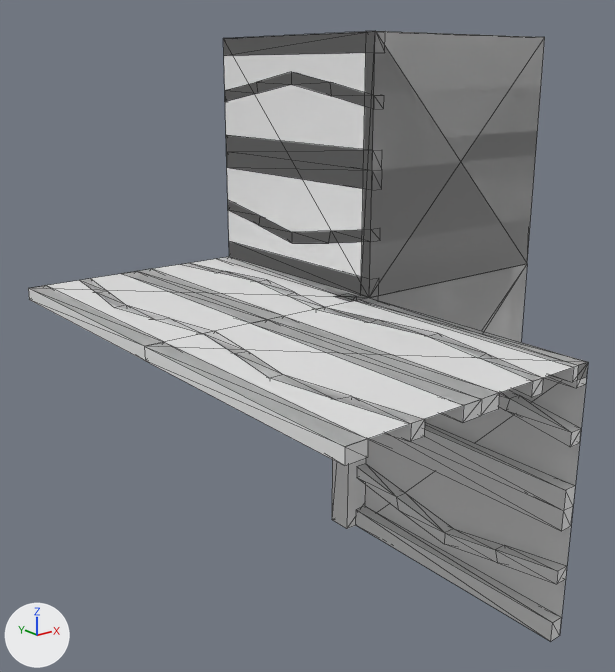
Two versions of the OBJ model Data/bmc/tiles/t_228.obj, one commit apart.
The view is the same before and after, from a 50 mm camera at (-1.123, -1.207, 0.434) aimed at (-0.11, 0.059, -0.073). Arrows for +X, +Y and +Z are at lower left; the lights stay in place. Mesh edges are drawn as thin lines. Where no turn or scale is listed for an object, it has been applied to the vertices.

In view in the first picture: 't_228'.
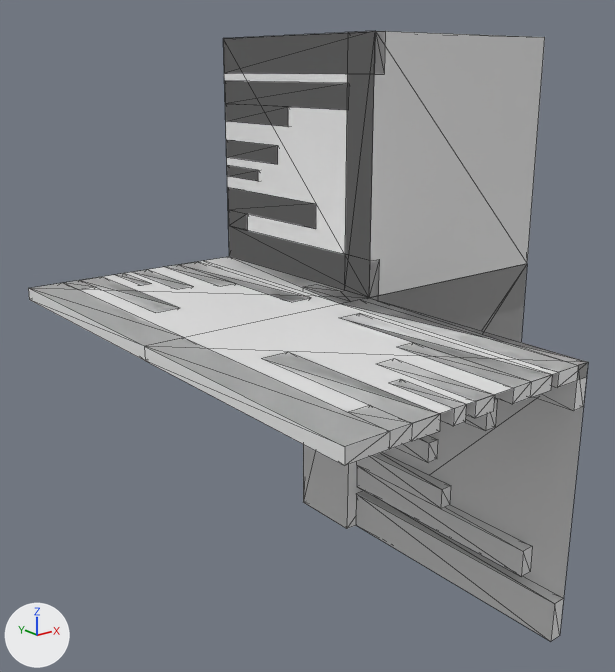
Diff of the bpy script that builds the scene:
```diff
--- a/Data/bmc/tiles/t_228.obj.py
+++ b/Data/bmc/tiles/t_228.obj.py
@@ me_t_228 @@
 # used by ob_t_228; location = (0.0, 0.0, 0.0)
-me_t_228.from_pydata(...)  # 261 vertices, 515 faces; spans x -0.5..0.5, y -0.5..0.5, z -0.5..0.5
+me_t_228.from_pydata(...)  # 235 vertices, 421 faces; spans x -0.5..0.5, y -0.5..0.5, z -0.5..0.5
+# me_t_228 part 1: a new loose piece, a box spanning x 0.0..0.025, y 0.3..0.5, z 0.237..0.277
+# me_t_228 part 2: a new loose piece, a box spanning x 0.0..0.025, y 0.374..0.5, z 0.193..0.218
+# me_t_228 part 3: a new loose piece, a box spanning x -0.025..0.0, y -0.2..0.0, z -0.277..-0.237
+# me_t_228 part 4: a new loose piece, a box spanning x -0.307..-0.282, y 0.374..0.5, z -0.025..0.0
+# me_t_228 part 5: a new loose piece, a box spanning x -0.307..-0.282, y -0.5..-0.374, z -0.025..0.0
+# me_t_228 part 6: a new loose piece, a box spanning x -0.263..-0.223, y 0.3..0.5, z -0.025..0.0
+# me_t_228 part 7: a new loose piece, a box spanning x -0.263..-0.223, y -0.5..-0.3, z -0.025..0.0
+# me_t_228 part 8: the loose piece of 36 vertices spanning x -0.138..-0.071, y -0.5..0.5, z -0.025..0.0 is rebuilt with 14 vertices and now spans x -0.182..-0.092, y -0.5..-0.071, z -0.025..0.0
+# me_t_228 part 9: the loose piece of 20 vertices spanning x -0.025..0.0, y -0.5..0.0, z -0.429..-0.362 is rebuilt with 14 vertices and now spans x -0.025..0.0, y -0.429..0.0, z -0.408..-0.318
+# me_t_228 part 10: the loose piece of 20 vertices spanning x 0.0..0.025, y 0.0..0.5, z 0.362..0.429 is rebuilt with 14 vertices and now spans x 0.0..0.025, y 0.071..0.5, z 0.318..0.408
+# me_t_228 part 11: a new loose piece of 14 vertices spanning x -0.182..-0.092, y 0.071..0.5, z -0.025..0.0
+# me_t_228 part 12: the loose piece of 12 vertices spanning x -0.025..0.0, y -0.5..0.0, z -0.287..-0.212 is deleted
+# me_t_228 part 13: the loose piece of 12 vertices spanning x 0.0..0.025, y 0.0..0.5, z 0.212..0.287 is deleted
+# me_t_228 part 14: 133 vertices removed from x -0.463..0.5, y -0.5..0.5, z -0.5..0.5; 87 vertices added at x -0.425..0.5, y -0.5..0.5, z -0.5..0.5
```

Where the change shows, as pixel boxes [x1, y1, x2, y2] in the pictures (615 x 672 px; the box of a moved part takes in the faces that stretch with it):
part 1 of me_t_228, added
    after: [226, 140, 278, 164]
part 2 of me_t_228, added
    after: [227, 165, 258, 181]
part 3 of me_t_228, added
    after: [396, 435, 438, 462]
part 4 of me_t_228, added
    after: [115, 273, 151, 285]
part 5 of me_t_228, added
    after: [390, 379, 466, 426]
part 6 of me_t_228, added
    after: [134, 270, 191, 289]
part 7 of me_t_228, added
    after: [376, 359, 495, 418]
part 8 of me_t_228, rebuilt (41% narrower, 32% shorter)
    before: [182, 263, 543, 397]
    after: [341, 313, 552, 404]
part 9 of me_t_228, rebuilt (17% narrower)
    before: [357, 464, 567, 584]
    after: [357, 452, 532, 576]
part 10 of me_t_228, rebuilt (22% narrower, 21% taller)
    before: [225, 72, 384, 109]
    after: [225, 81, 349, 126]
part 11 of me_t_228, added
    after: [165, 262, 310, 302]
part 12 of me_t_228, deleted
    before: [369, 422, 575, 531]
part 13 of me_t_228, deleted
    before: [226, 136, 382, 190]
part 14 of me_t_228, moved or reshaped
    both: [29, 31, 588, 641]
